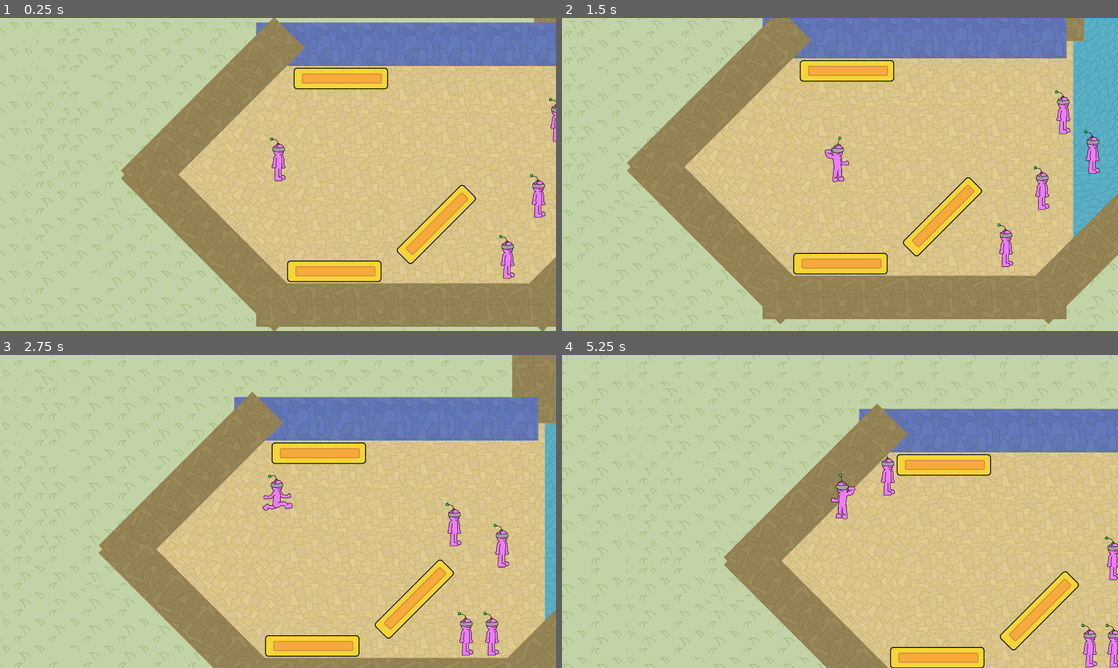
Above: before the commit, frames 1-4 (two rows, left to right).
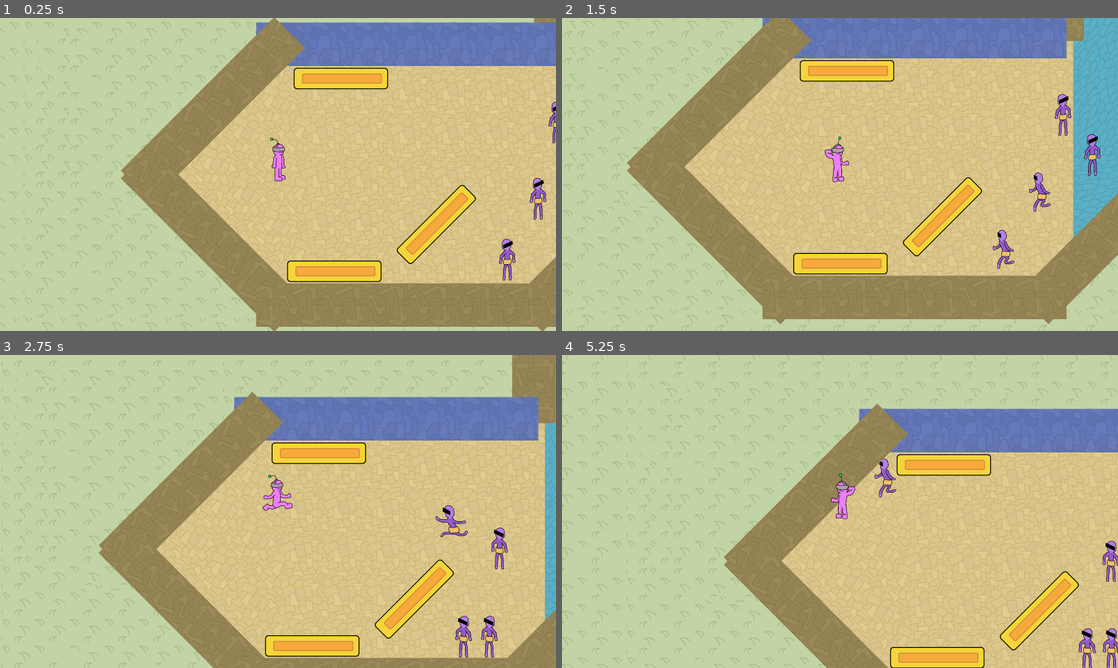
Above: after the commit, the same moments.

Repository: Avantir-Chaosfire/WetBlueberry_GMTK-Jam-2020
Game: Godot game, scene res://scene/world/World.tscn
Same seed, same stepped clock (60 frames per second), same inputs: the game is played once before the commit and once after it.
Inputs:
- Up to frame 1 (0.25 s): no input
- Up to frame 2 (1.5 s): hold D (move_right) 0.53-1.28 s; tap Space (attack) at 0.6, 1.35 s; hold S (move_down) from 1.28 s (still down)
- Up to frame 3 (2.75 s): release S (move_down) at 2.03 s; hold D (move_right) from 2.03 s (still down); tap Space (attack) at 2.1 s
- Up to frame 4 (5.25 s): release D (move_right) at 2.78 s; hold W (move_up) 2.78-3.53 s; tap Space (attack) every 0.75 s from 2.85 to 5.1 s; hold A (move_left) 3.53-5.03 s; hold S (move_down) from 5.03 s (still down)

The runs differ from the first frame. In frame 1, 0.7% of the frame differs, in the area x 89-100%, y 25-84%; in frame 2, 1.2%; in frame 3, 1.3%, in the area x 78-92%, y 47-97%; in frame 4, 1.1%.

Commit message:
Incorporates enemy textures and makes their corpses linger

Diff:
--- a/scene/object/enemy/Body.gd
+++ b/scene/object/enemy/Body.gd
@@ -1,6 +1,8 @@
 extends KinematicBody2D
 
 onready var player = get_node("../../Player/Body")
+onready var animationPlayer = get_node("AnimationPlayer")
+onready var sprite = get_node("Sprite")
 
 const MaxMovementSpeed = 190
 const MaxFarMovementSpeed = 380
@@ -11,49 +13,69 @@
 const FastSpeedDistance = 501
 
 var velocity = Vector2()
+var isMoving = false
+var dead = false
+
+func _ready():
+	animationPlayer.play("Idle")
 
 func _physics_process(delta):
-	var targetPosition = get_parent().to_local(player.getGlobalPosition())
-	var targetVector = targetPosition - position
+	if not dead:
+		var targetPosition = get_parent().to_local(player.getGlobalPosition())
+		var targetVector = targetPosition - position
 
-	var detectionRange = DetectionRange
-	if player.isMourning:
-		detectionRange = MourningDetectionRange
+		var detectionRange = DetectionRange
+		if player.isMourning:
+			detectionRange = MourningDetectionRange
 
-	if targetVector.length() < detectionRange:
-		var maxMovementSpeed = MaxMovementSpeed
-		if targetVector.length() > FastSpeedDistance:
-			maxMovementSpeed = MaxFarMovementSpeed
-		var acceleration = targetVector.normalized() * Acceleration * delta
-		if (velocity + acceleration).length() < maxMovementSpeed:
-			velocity += acceleration
-		elif velocity.length() < maxMovementSpeed:
-			velocity += acceleration
-			velocity = velocity.normalized() * min(velocity.length(), maxMovementSpeed)
+		if targetVector.length() < detectionRange:
+			if not isMoving:
+				isMoving = true
+				animationPlayer.play("Walking")
+			if targetVector.x < 0:
+				sprite.scale.x = -0.5
+			elif targetVector.x > 0:
+				sprite.scale.x = 0.5
+			var maxMovementSpeed = MaxMovementSpeed
+			if targetVector.length() > FastSpeedDistance:
+				maxMovementSpeed = MaxFarMovementSpeed
+			var acceleration = targetVector.normalized() * Acceleration * delta
+			if (velocity + acceleration).length() < maxMovementSpeed:
+				velocity += acceleration
+			elif velocity.length() < maxMovementSpeed:
+				velocity += acceleration
+				velocity = velocity.normalized() * min(velocity.length(), maxMovementSpeed)
+			else:
+				var parallelAcceleration = acceleration.project(velocity)
+				if (velocity + parallelAcceleration).length() < velocity.length():
+					velocity += parallelAcceleration
+				velocity += (acceleration - parallelAcceleration)
 		else:
-			var parallelAcceleration = acceleration.project(velocity)
-			if (velocity + parallelAcceleration).length() < velocity.length():
-				velocity += parallelAcceleration
-			velocity += (acceleration - parallelAcceleration)
-	var originalPosition = Vector2(position)
-	var slidingVelocity = move_and_slide(velocity)
-	if slidingVelocity.length() < velocity.length():
-		var newPosition = Vector2(position)
-		position = originalPosition
-		var collisionInfo = move_and_collide(velocity * delta)
-		if collisionInfo:
-			collisionInfo.collider.Hit(self, collisionInfo.normal)
-		position = newPosition
-	velocity = velocity.normalized() * max(0, velocity.length() - (Friction * delta))
+			if isMoving:
+				isMoving = false
+				animationPlayer.play("Idle")
+		var originalPosition = Vector2(position)
+		var slidingVelocity = move_and_slide(velocity)
+		if slidingVelocity.length() < velocity.length():
+			var newPosition = Vector2(position)
+			position = originalPosition
+			var collisionInfo = move_and_collide(velocity * delta)
+			if collisionInfo:
+				collisionInfo.collider.Hit(self, collisionInfo.normal)
+			position = newPosition
+		velocity = velocity.normalized() * max(0, velocity.length() - (Friction * delta))
 
 func _on_DamageArea_body_entered(body):
-	body.Damage()
+	if not dead:
+		body.Damage()
 
 func getGlobalPosition():
 	return to_global(Vector2())
 
 func Damage():
-	get_parent().unload()
+	dead = true
+	animationPlayer.play("Dead")
+	collision_layer = 0
 
 func Hit(_body, _normal):
 	pass
--- a/scene/object/enemy/Enemy.gd
+++ /dev/null
@@ -1,5 +0,0 @@
-extends Node2D
-
-func unload():
-	queue_free()
-	get_parent().remove_child(self)
--- a/scene/object/enemy/Enemy.tscn
+++ b/scene/object/enemy/Enemy.tscn
@@ -1,15 +1,79 @@
-[gd_scene load_steps=6 format=2]
+[gd_scene load_steps=15 format=2]
 
-[ext_resource path="res://sprite/idle/1.png" type="Texture" id=1]
+[ext_resource path="res://sprite/enemy/walk/walk3.png" type="Texture" id=1]
 [ext_resource path="res://scene/object/enemy/Body.gd" type="Script" id=2]
-[ext_resource path="res://scene/object/enemy/Enemy.gd" type="Script" id=3]
+[ext_resource path="res://sprite/enemy/idle/idle1.png" type="Texture" id=4]
+[ext_resource path="res://sprite/enemy/walk/walk4.png" type="Texture" id=5]
+[ext_resource path="res://sprite/enemy/idle/idle2.png" type="Texture" id=6]
+[ext_resource path="res://sprite/enemy/walk/walk2.png" type="Texture" id=7]
+[ext_resource path="res://sprite/enemy/walk/walk1.png" type="Texture" id=8]
+[ext_resource path="res://sprite/enemy/dead.png" type="Texture" id=9]
 
 [sub_resource type="CircleShape2D" id=1]
 
-[sub_resource type="CircleShape2D" id=2]
+[sub_resource type="SpriteFrames" id=2]
+animations = [ {
+"frames": [ ExtResource( 4 ), ExtResource( 6 ), ExtResource( 8 ), ExtResource( 7 ), ExtResource( 1 ), ExtResource( 5 ), ExtResource( 8 ), ExtResource( 7 ), ExtResource( 1 ), ExtResource( 5 ), ExtResource( 9 ) ],
+"loop": true,
+"name": "default",
+"speed": 5.0
+} ]
+
+[sub_resource type="Animation" id=6]
+resource_name = "Dead"
+length = 0.001
+step = 0.0166667
+tracks/0/type = "value"
+tracks/0/path = NodePath("Sprite:frame")
+tracks/0/interp = 1
+tracks/0/loop_wrap = true
+tracks/0/imported = false
+tracks/0/enabled = true
+tracks/0/keys = {
+"times": PoolRealArray( 0 ),
+"transitions": PoolRealArray( 1 ),
+"update": 1,
+"values": [ 10 ]
+}
+
+[sub_resource type="Animation" id=4]
+resource_name = "Idle"
+loop = true
+step = 0.0166667
+tracks/0/type = "value"
+tracks/0/path = NodePath("Sprite:frame")
+tracks/0/interp = 1
+tracks/0/loop_wrap = true
+tracks/0/imported = false
+tracks/0/enabled = true
+tracks/0/keys = {
+"times": PoolRealArray( 0, 0.5 ),
+"transitions": PoolRealArray( 1, 1 ),
+"update": 1,
+"values": [ 0, 1 ]
+}
+
+[sub_resource type="Animation" id=5]
+resource_name = "Walking"
+length = 0.8
+loop = true
+step = 0.0166667
+tracks/0/type = "value"
+tracks/0/path = NodePath("Sprite:frame")
+tracks/0/interp = 1
+tracks/0/loop_wrap = true
+tracks/0/imported = false
+tracks/0/enabled = true
+tracks/0/keys = {
+"times": PoolRealArray( 0, 0.2, 0.4, 0.6 ),
+"transitions": PoolRealArray( 1, 1, 1, 1 ),
+"update": 1,
+"values": [ 3, 4, 5, 2 ]
+}
+
+[sub_resource type="CircleShape2D" id=3]
 
 [node name="Enemy" type="Node2D"]
-script = ExtResource( 3 )
 
 [node name="Body" type="KinematicBody2D" parent="."]
 collision_layer = 4
@@ -20,10 +84,16 @@
 scale = Vector2( 2, 2 )
 shape = SubResource( 1 )
 
-[node name="Sprite" type="Sprite" parent="Body"]
-position = Vector2( 0, -35 )
+[node name="Sprite" type="AnimatedSprite" parent="Body"]
+position = Vector2( -2, -34 )
 scale = Vector2( 0.5, 0.5 )
-texture = ExtResource( 1 )
+frames = SubResource( 2 )
+frame = 10
+
+[node name="AnimationPlayer" type="AnimationPlayer" parent="Body"]
+anims/Dead = SubResource( 6 )
+anims/Idle = SubResource( 4 )
+anims/Walking = SubResource( 5 )
 
 [node name="DamageArea" type="Area2D" parent="Body"]
 collision_layer = 0
--- a/scene/object/player/Player.tscn
+++ b/scene/object/player/Player.tscn
@@ -2069,8 +2069,6 @@
 collision_layer = 2
 collision_mask = 3
 script = ExtResource( 2 )
-isAttacking = true
-mourningState = 1
 
 [node name="Hitbox" type="CollisionShape2D" parent="Body"]
 scale = Vector2( 1.5, 1.5 )
@@ -2124,10 +2122,10 @@
 [node name="PlayerModel" type="Node2D" parent="Body"]
 
 [node name="PlayerSprite" type="AnimatedSprite" parent="Body/PlayerModel"]
-position = Vector2( 0, -49 )
+position = Vector2( 0, -35 )
 scale = Vector2( 0.5, 0.5 )
 frames = SubResource( 2 )
-frame = 18
+frame = 1
 
 [node name="DamageArea" type="Area2D" parent="Body/PlayerModel/PlayerSprite"]
 position = Vector2( 70, 76 )
Not shown: 1 places in scene/object/enemy/Enemy.tscn that only renumber resources
